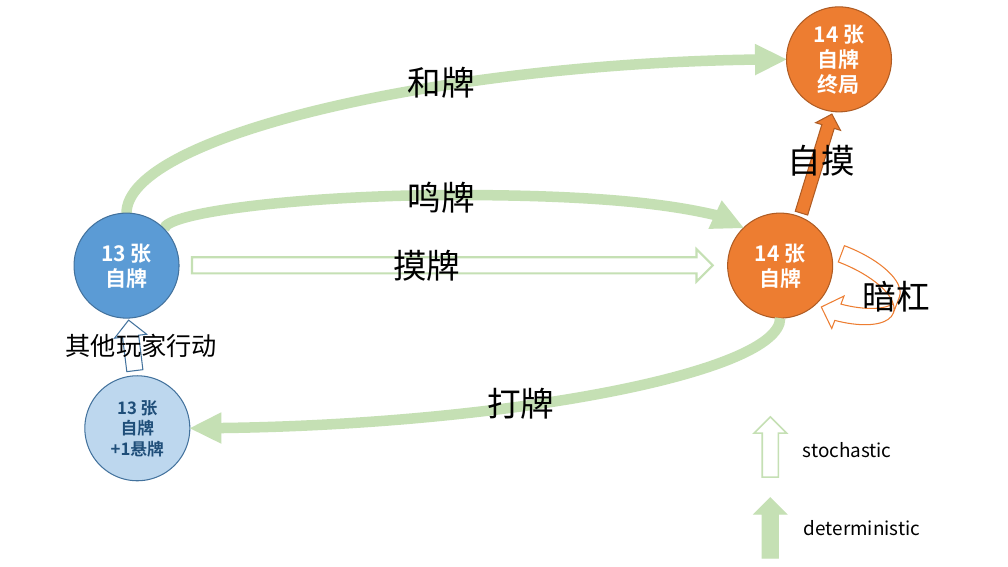
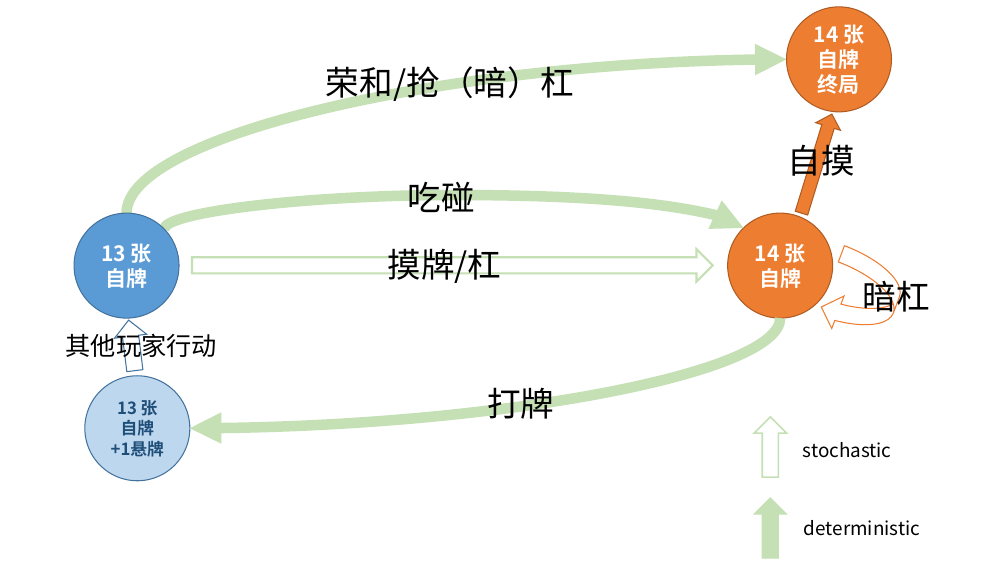
Before and after one commit to Agony5757/mahjong, a slide deck: slide 5 of AI/FrostVer2.pptx. Drawn at 1008x567 pixels with LibreOffice and Linux fonts; fonts in the diff are those of the drawing. Boxes give left, top, right and bottom in pixels: in the first picture for what was removed or moved away, otherwise in the second. Text is boxed around its words. In the diff, an @@ line names an element or a change of style, - is before the commit and + after.

```diff
--- a/AI/FrostVer2.pptx
+++ b/AI/FrostVer2.pptx
@@ text at [326,64,575,105]: text changed @@
-和牌
+荣和/抢（暗）杠
@@ text at [407,182,474,213]: text changed @@
-鸣牌
+吃碰
@@ text at [387,248,501,283]: text changed @@
-摸牌
+摸牌/杠
```
Also in this commit, not shown: 2 other slides changed, 5 other files.
